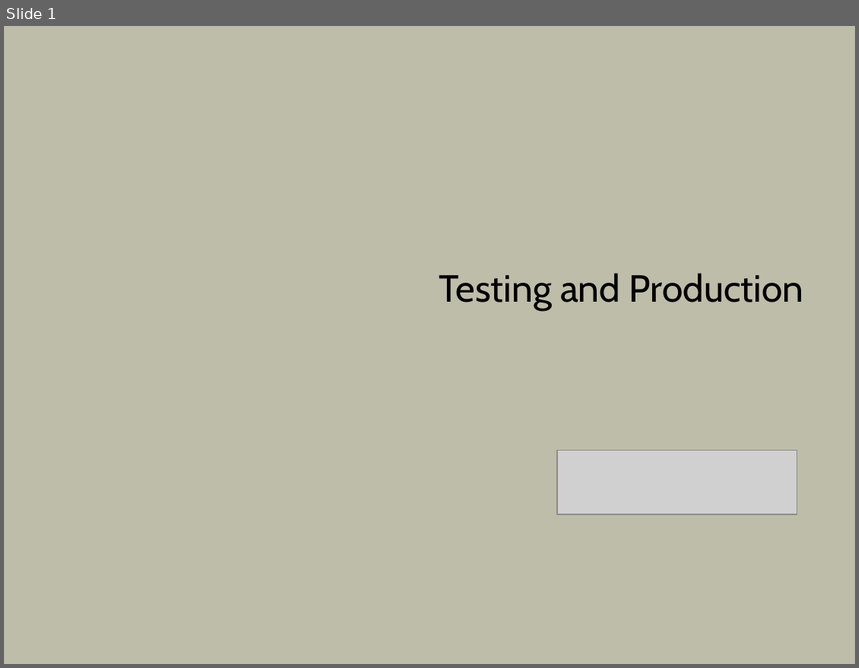
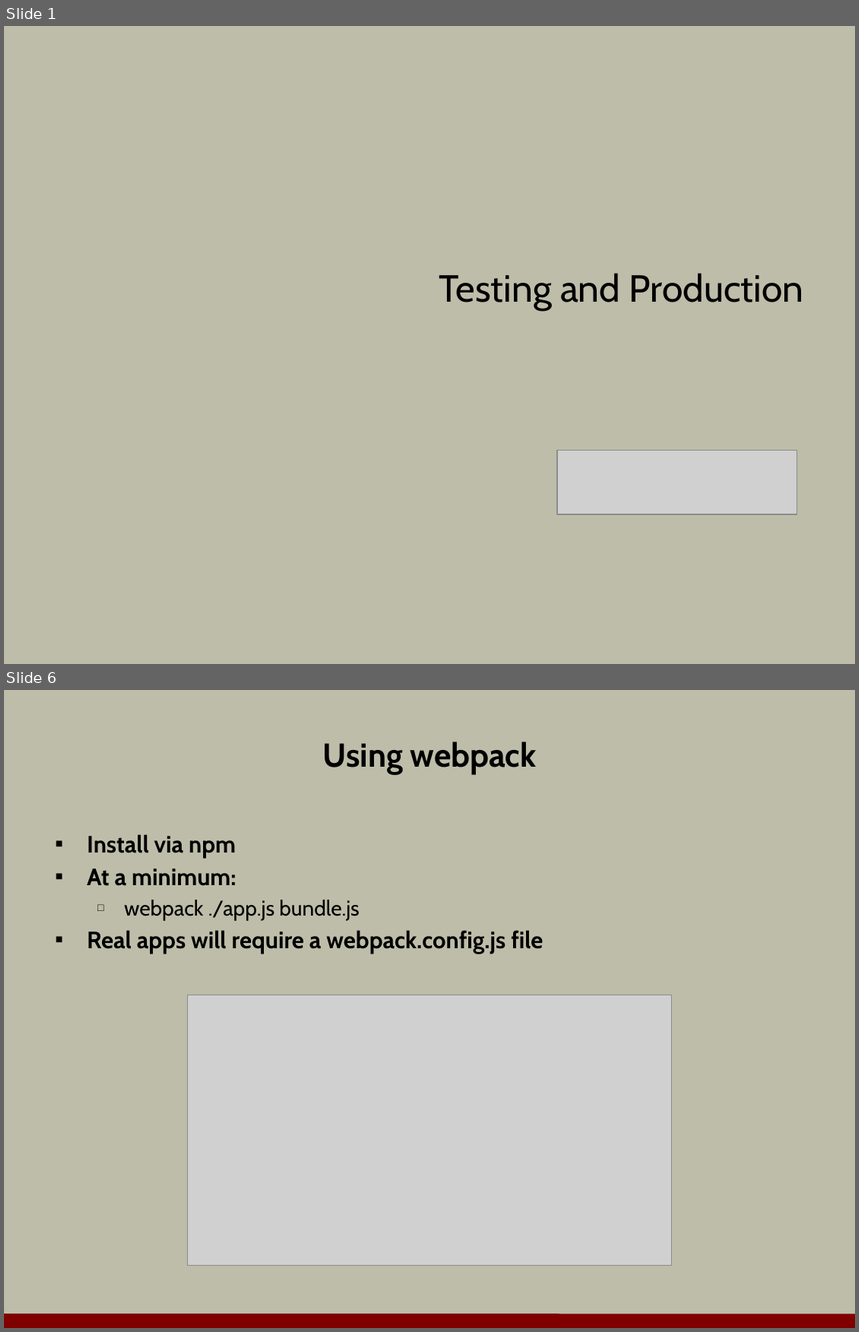
Before and after one commit to OdeToCode/classes, a slide deck: angular2/slides/08-testing.pptx. Shown one above the other, each under a label of ours: slide 1 before the commit, slides 1 and 6 after it; the slides between them are not shown. The pictures are 859x668 and 859x1332 pixels, drawn with LibreOffice and Linux fonts; fonts in the diff are those of the drawing; grey boxes stand for pictures; background and template pictures are left out. Boxes give left, top, right and bottom in pixels: in the first picture for what was removed or moved away, otherwise in the second. Text is boxed around its words. In the diff, an @@ line names an element or a change of style, - is before the commit and + after.

```diff
--- a/angular2/slides/08-testing.pptx
+++ b/angular2/slides/08-testing.pptx
@@ slide 6 added at [4,690,855,1328], background #BDBDA9 @@
@@ title added at [323,742,537,774], 28 pt, text #000000, bold @@
+Using webpack
@@ text added at [87,834,543,954], 20 pt, text #000000, bold @@
+▪ Install via npm
+▪ At a minimum:
+  □ webpack ./app.js bundle.js
+▪ Real apps will require a webpack.config.js file
@@ picture added at [188,995,672,1265] @@
@@ line added from (4, 1321) to (855, 1322), #800000 12 pt @@
```
Also in this commit, not shown: 1 slide changed, 13 other slides added, 9 slides removed, 1 other file.
